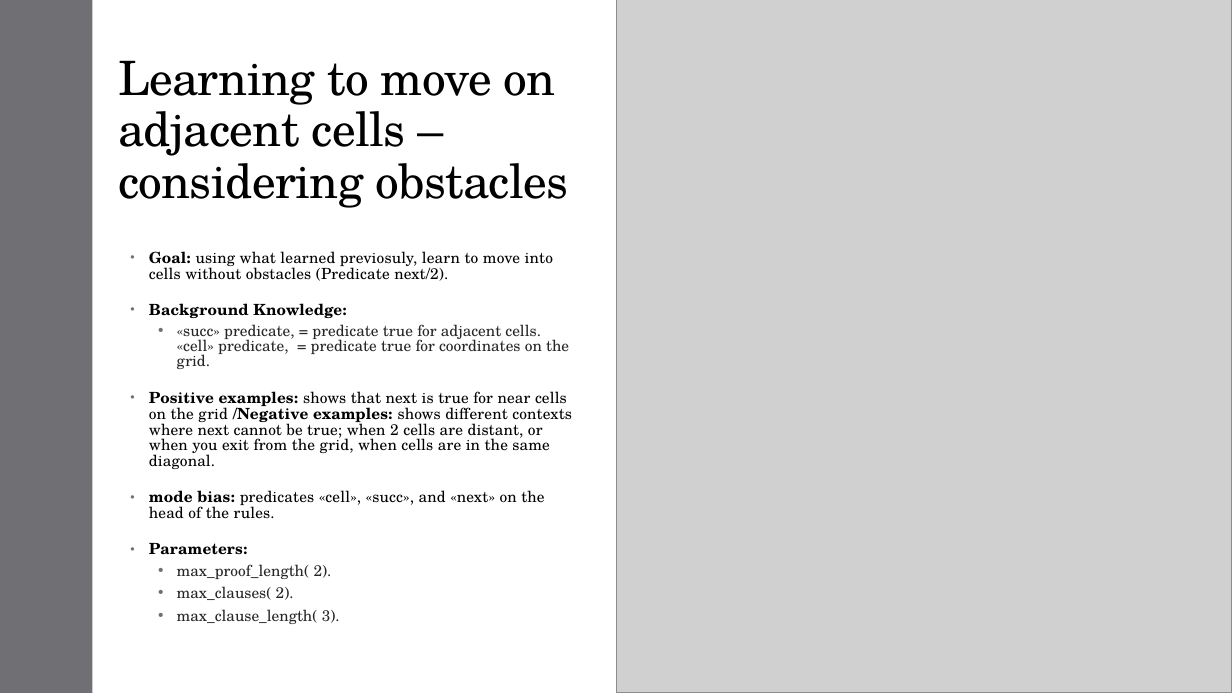
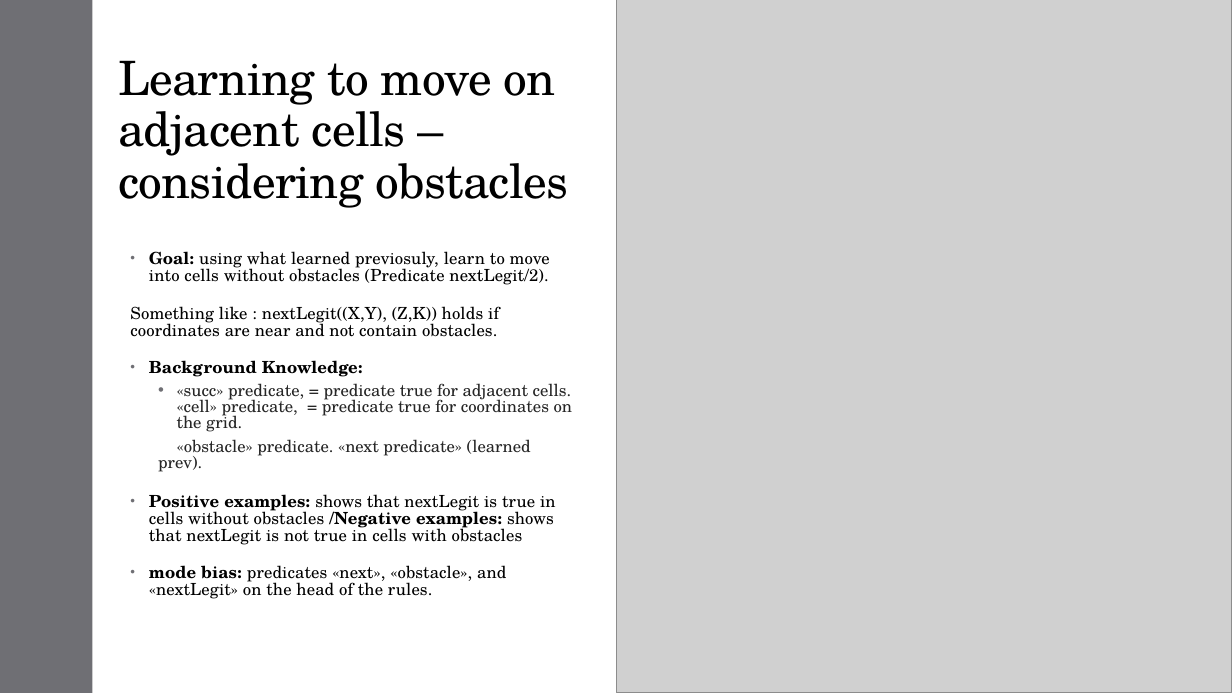
Before and after one commit to Alex-Dell1/ATAI_Maze_Project, a slide deck: slide 11 of ATAI_Presentation ILASP.pptx. Drawn at 1232x693 pixels with LibreOffice and Linux fonts; fonts in the diff are those of the drawing; grey boxes stand for pictures. Boxes give left, top, right and bottom in pixels: in the first picture for what was removed or moved away, otherwise in the second. Text is boxed around its words. In the diff, an @@ line names an element or a change of style, - is before the commit and + after.

```diff
--- a/ATAI_Presentation ILASP.pptx
+++ b/ATAI_Presentation ILASP.pptx
@@ text at (130,251,550,337): text changed; size 12 to 13 pt @@
-• Goal: using what learned previosuly, learn to move into cells without obstacles (Predicate next/2).
+• Goal: using what learned previosuly, learn to move into cells without obstacles (Predicate nextLegit/2).
+Something like : nextLegit((X,Y), (Z,K)) holds if coordinates are near and not contain obstacles.
@@ text at (149,360,573,432): size 12 to 13 pt in "Background Knowledge:", "«succ» predicate, = predicate true for adjacent ..." @@
@@ text at (149,439,556,599): text changed; size 12 to 13 pt @@
-• Positive examples: shows that next is true for near cells on the grid /Negative examples: shows different contexts where next cannot be true; when 2 cells are distant, or when you exit from the grid, when cells are in the same diagonal.
-• mode bias: predicates «cell», «succ», and «next» on the head of the rules.
-• Parameters:
-  • max_proof_length( 2).
-  • max_clauses( 2).
-  • max_clause_length( 3).
+  «obstacle» predicate. «next predicate» (learned prev).
+• Positive examples: shows that nextLegit is true in cells without obstacles /Negative examples: shows that nextLegit is not true in cells with obstacles
+• mode bias: predicates «next», «obstacle», and «nextLegit» on the head of the rules.
```
Also in this commit, not shown: 1 other slide changed, 4 slides added, 4 slides removed, 4 other files.
